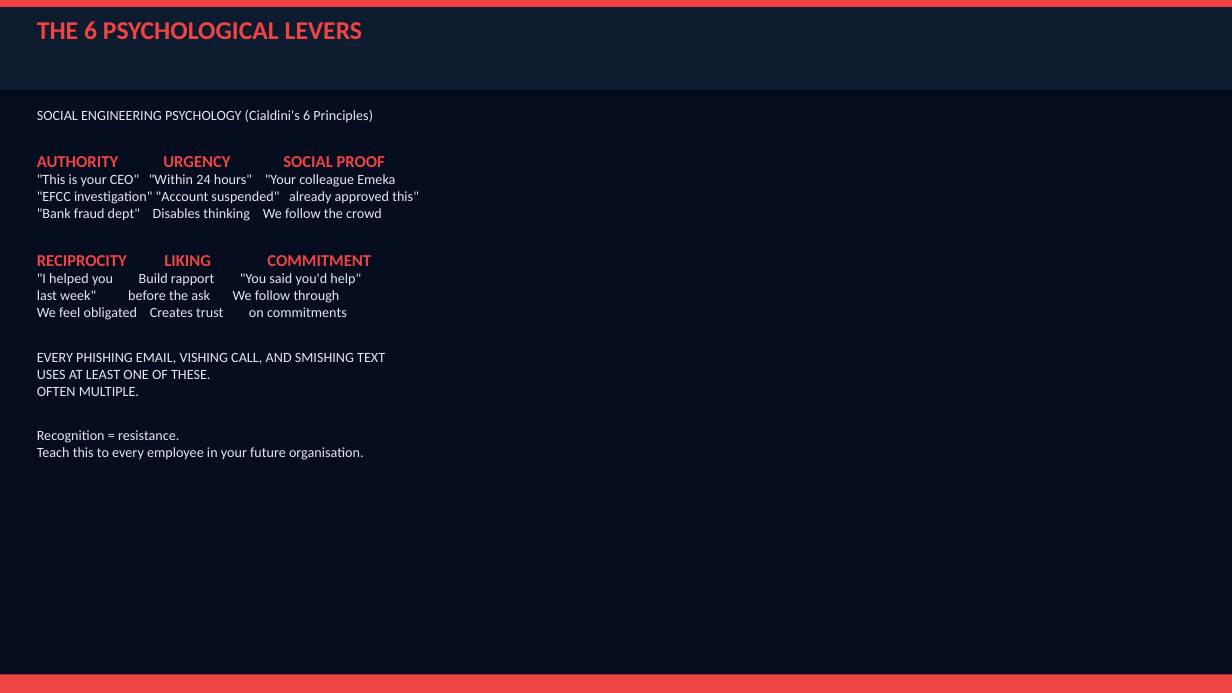
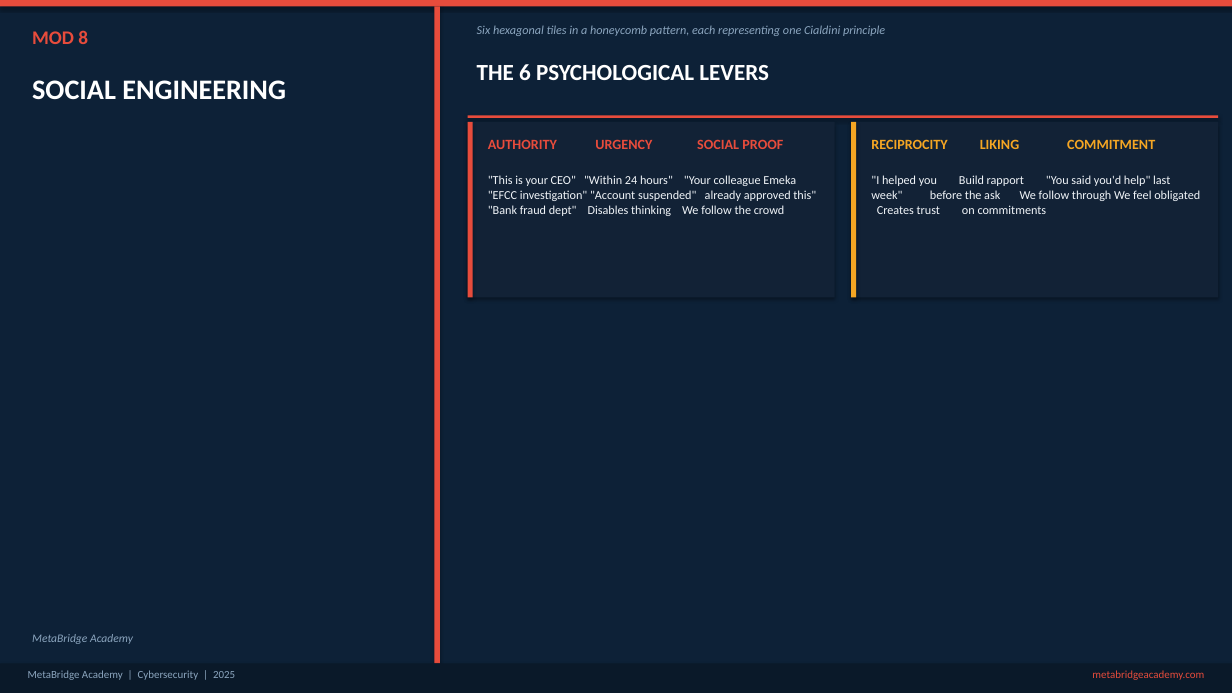
Before and after one commit to Gidoty/metabridge-website, a slide deck: slide 32 of exports/Cybersecurity-Slide-Deck.pptx (slide 33 before the commit). Drawn at 1232x693 pixels with LibreOffice and Linux fonts; fonts in the diff are those of the drawing. Boxes give left, top, right and bottom in pixels: in the first picture for what was removed or moved away, otherwise in the second. Text is boxed around its words. In the diff, an @@ line names an element or a change of style, - is before the commit and + after.

```diff
--- a/exports/Cybersecurity-Slide-Deck.pptx
+++ b/exports/Cybersecurity-Slide-Deck.pptx
@@ background #060D1E to #0D2137 @@
@@ rectangle at [0,0,1232,6]: fill #EF4444 to #E74C3C @@
@@ rectangle removed at [0,7,1232,91] @@
@@ rectangle added at [434,6,440,664], fill #E74C3C @@
@@ text added at [477,25,885,36], 9.5 pt, text #8BA5BE, italic @@
+Six hexagonal tiles in a honeycomb pattern, each representing one Cialdini principle
@@ text added at [32,30,88,44], 15 pt, text #E74C3C, bold @@
+MOD 8
@@ text "THE 6 PSYCHOLOGICAL LEVERS": place and size @@
-text "THE 6 PSYCHOLOGICAL LEVERS" at [37,21,362,39]
+text "THE 6 PSYCHOLOGICAL LEVERS" at [477,64,769,80]
@@ text "THE 6 PSYCHOLOGICAL LEVERS" at [477,64,769,80]: size 20 to 18 pt, text colour #EF4444 to #FFFFFF @@
@@ text added at [32,80,286,99], 22 pt, text #FFFFFF, bold @@
+SOCIAL ENGINEERING
@@ text removed at [37,110,419,460] @@
-SOCIAL ENGINEERING PSYCHOLOGY (Cialdini's 6 Principles)
-AUTHORITY URGENCY SOCIAL PROOF
-"This is your CEO" "Within 24 hours" "Your colleague Emeka
-"EFCC investigation" "Account suspended" already approved this"
-"Bank fraud dept" Disables thinking We follow the crowd
-RECIPROCITY LIKING COMMITMENT
-"I helped you Build rapport "You said you'd help"
-last week" before the ask We follow through
-We feel obligated Creates trust on commitments
-EVERY PHISHING EMAIL, VISHING CALL, AND SMISHING TEXT
-USES AT LEAST ONE OF THESE.
-OFTEN MULTIPLE.
-Recognition = resistance.
-Teach this to every employee in your future organisation.
@@ rectangle added at [468,116,1218,118], fill #E74C3C @@
@@ rectangle added at [468,122,835,298], fill #122236 @@
@@ rectangle added at [468,122,473,298], fill #E74C3C @@
@@ text added at [488,139,783,149], 11 pt, text #E74C3C, bold @@
+AUTHORITY URGENCY SOCIAL PROOF
@@ rectangle added at [851,122,1218,298], fill #122236 @@
@@ rectangle added at [851,122,857,298], fill #F5A623 @@
@@ text added at [871,139,1155,149], 11 pt, text #F5A623, bold @@
+RECIPROCITY LIKING COMMITMENT
@@ text added at [488,175,816,216], 9.5 pt, text #F0F4F8 @@
+"This is your CEO" "Within 24 hours" "Your colleague Emeka "EFCC investigation" "Account suspended" already approved this" "Bank fraud dept" Disables thinking We follow the crowd
@@ text added at [871,175,1200,214], 9.5 pt, text #F0F4F8 @@
+"I helped you Build rapport "You said you'd help" last week" before the ask We follow through We feel obligated Creates trust on commitments
@@ text added at [32,634,133,644], 9 pt, text #8BA5BE, italic @@
+MetaBridge Academy
@@ rectangle: place and size @@
-rectangle at [0,675,1232,693]
+rectangle at [0,664,1232,693]
@@ rectangle at [0,664,1232,693]: fill #EF4444 to #0A1929 @@
@@ text added at [28,670,235,680], 8.5 pt, text #8BA5BE @@
+MetaBridge Academy | Cybersecurity | 2025
@@ text added at [1092,670,1204,680], 8.5 pt, text #E74C3C @@
+metabridgeacademy.com
```
Also in this commit, not shown: 49 other slides changed, 7 slides added, 8 slides removed, 25 other files.
